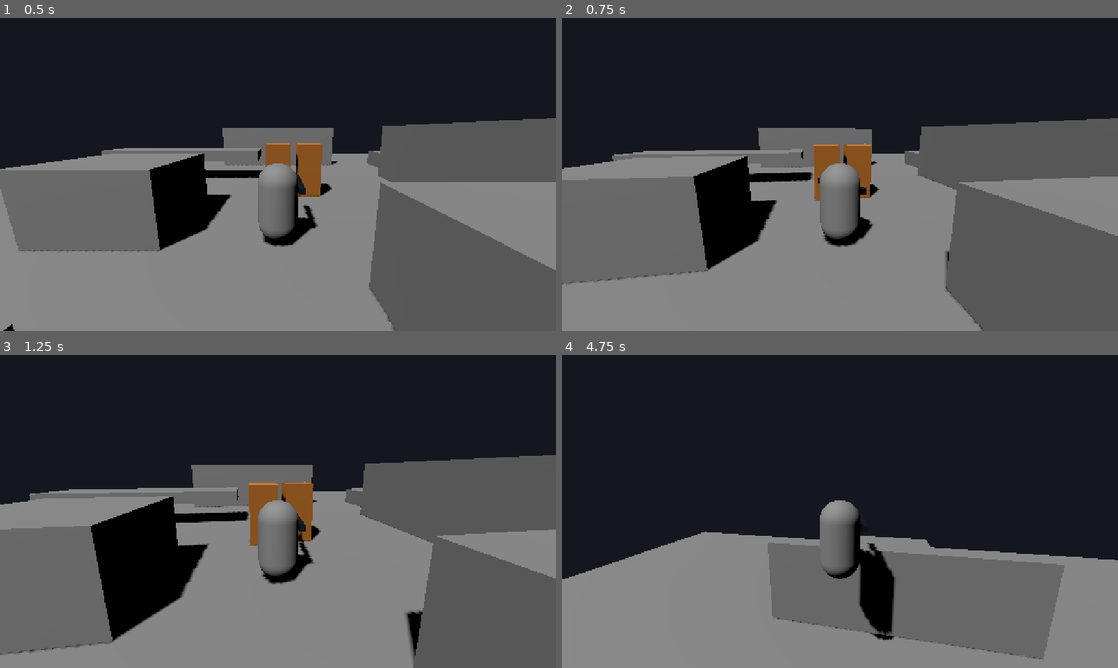
Above: before the commit, frames 1-4 (two rows, left to right).
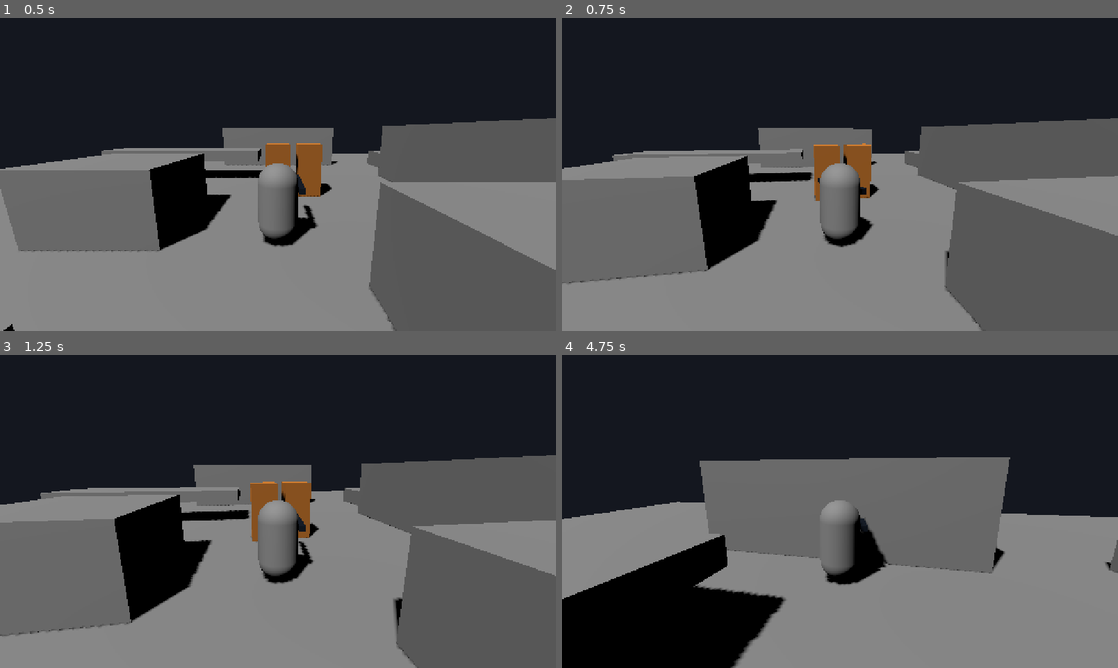
Above: after the commit, the same moments.

Repository: Possi-xoxo/Everdeep
Game: Godot game, scene res://test/test_arena.tscn
Same seed, same stepped clock (60 frames per second), same inputs: the game is played once before the commit and once after it.
Inputs (mouse positions are in pixels of both pictures, inside the frame that each line leads up to):
- Up to frame 1 (0.5 s): no input
- Up to frame 2 (0.75 s): tap Enter at 0.5 s; move the mouse to (867, 174) at 0.52 s; hold W (move_forward) from 0.53 s (still down); hold Shift (sprint) from 0.53 s (still down); click (867, 174) at 0.6 s
- Up to frame 3 (1.25 s): keep holding W (move_forward); keep holding Shift (sprint); tap Space (jump) at 0.77 s
- Up to frame 4 (4.75 s): keep holding W (move_forward); move the mouse to (812, 511) at 1.27 s; release Shift (sprint) at 1.28 s; tap Shift (sprint) at 1.35 s; tap Space (jump) at 1.52, 3.02, 3.77, 4.52 s; click (812, 511) at 1.55 s; move the mouse to (851, 505) at 2.02 s; hold Shift (sprint) 2.03-2.78 s; tap Alt (dodge) at 2.1 s; move the mouse to (834, 517) at 2.77 s; click (834, 517) at 2.85 s; move the mouse to (878, 514) at 3.52 s; hold Shift (sprint) 3.53-4.28 s; move the mouse to (795, 508) at 4.27 s; click (795, 508) at 4.35 s

Frame 1 is identical in both runs. In frame 2, 0.2% of the frame differs, in the area x 0-100%, y 35-100%; in frame 3, 7.2%; in frame 4, 44%, in the area x 0-100%, y 32-100%.

Commit message:
Integrate inherited momentum into light attacks

Diff:
--- a/combat/player_combat_controller.gd
+++ b/combat/player_combat_controller.gd
@@ -18,12 +18,22 @@
 	RECOVERY,
 }
 
+enum AttackMotionMode {
+	INHERIT_MOMENTUM,
+}
+
 @export_category("Light Attack")
 @export_range(0.01, 2.0, 0.01) var startup_duration: float = 0.18
 @export_range(0.01, 2.0, 0.01) var active_duration: float = 0.12
 @export_range(0.01, 3.0, 0.01) var recovery_duration: float = 0.30
-@export_range(0.0, 1.0, 0.05) var attack_movement_multiplier: float = 0.30
 @export_range(0.0, 0.2, 0.01) var hit_stop_duration: float = 0.05
+
+@export_category("Attack Motion")
+@export var attack_motion_mode: AttackMotionMode = AttackMotionMode.INHERIT_MOMENTUM
+@export_range(0.0, 1.0, 0.05) var attack_momentum_retention: float = 0.85
+@export_range(0.0, 20.0, 0.1) var attack_momentum_decay: float = 3.0
+@export_range(0.0, 1.0, 0.05) var attack_steering_strength: float = 0.20
+@export_range(0.0, 1.0, 0.05) var attack_rotation_multiplier: float = 0.30
 
 @export_category("References")
 @export var actor: Node
@@ -38,9 +48,13 @@
 var _phase_time_remaining: float = 0.0
 var _phase_duration: float = 0.0
 var _hit_stop_remaining: float = 0.0
-var _committed_move_direction: Vector3 = Vector3.ZERO
 var _weapon_rest_rotation: Vector3 = Vector3.ZERO
 var _mouse_was_captured: bool = true
+var attack_start_velocity: Vector3 = Vector3.ZERO
+var attack_start_direction: Vector3 = Vector3.ZERO
+var attack_start_speed: float = 0.0
+var _attack_motion_velocity: Vector3 = Vector3.ZERO
+var _attack_facing_direction: Vector3 = Vector3.FORWARD
 
 
 func _ready() -> void:
@@ -84,7 +98,7 @@
 		return false
 
 	combat_state = CombatState.LIGHT_ATTACK
-	_capture_committed_movement()
+	_capture_attack_motion()
 	_set_attack_phase(AttackPhase.STARTUP, startup_duration)
 	if debug_combat_events:
 		print("Combat: light attack started")
@@ -96,21 +110,84 @@
 	return combat_state == CombatState.LIGHT_ATTACK
 
 
-func get_movement_multiplier() -> float:
+func calculate_attack_velocity(input_direction: Vector3, delta: float) -> Vector3:
 	if not is_attacking():
-		return 1.0
-	return 0.0 if _hit_stop_remaining > 0.0 else attack_movement_multiplier
-
-
-func get_committed_move_direction() -> Vector3:
-	return _committed_move_direction
-
-
-func _capture_committed_movement() -> void:
-	_committed_move_direction = Vector3.ZERO
+		return Vector3.ZERO
+	if _hit_stop_remaining > 0.0:
+		return Vector3.ZERO
+
+	match attack_motion_mode:
+		AttackMotionMode.INHERIT_MOMENTUM:
+			_update_inherited_momentum(input_direction, delta)
+	return _attack_motion_velocity
+
+
+func get_attack_facing_direction() -> Vector3:
+	return _attack_facing_direction
+
+
+func _capture_attack_motion() -> void:
+	attack_start_velocity = Vector3.ZERO
 	if actor is CharacterBody3D:
 		var body := actor as CharacterBody3D
-		_committed_move_direction = Vector3(body.velocity.x, 0.0, body.velocity.z).normalized()
+		attack_start_velocity = Vector3(body.velocity.x, 0.0, body.velocity.z)
+	attack_start_speed = attack_start_velocity.length()
+	attack_start_direction = (
+		attack_start_velocity.normalized()
+		if attack_start_speed > 0.01
+		else Vector3.ZERO
+	)
+	_attack_motion_velocity = attack_start_velocity * attack_momentum_retention
+	_attack_facing_direction = Vector3.FORWARD
+	if actor != null and actor.has_method("get_facing_direction"):
+		_attack_facing_direction = actor.call("get_facing_direction")
+
+
+func _update_inherited_momentum(input_direction: Vector3, delta: float) -> void:
+	var decay_multiplier := 1.0
+	var steering_multiplier := 1.0
+	match attack_phase:
+		AttackPhase.STARTUP:
+			decay_multiplier = 0.5
+			steering_multiplier = 1.0
+		AttackPhase.ACTIVE:
+			decay_multiplier = 1.0
+			steering_multiplier = 0.5
+		AttackPhase.RECOVERY:
+			decay_multiplier = 0.75
+			steering_multiplier = 2.0
+
+	var speed := move_toward(
+		_attack_motion_velocity.length(),
+		0.0,
+		attack_momentum_decay * decay_multiplier * delta
+	)
+	var current_direction := (
+		_attack_motion_velocity.normalized()
+		if not _attack_motion_velocity.is_zero_approx()
+		else attack_start_direction
+	)
+	_attack_motion_velocity = current_direction * speed
+
+	if not input_direction.is_zero_approx():
+		var desired_speed := speed
+		if desired_speed < 0.1 and actor != null:
+			desired_speed = float(actor.get("walk_speed")) * 0.25
+		var desired_velocity := input_direction * desired_speed
+		var base_acceleration := float(actor.get("acceleration")) if actor != null else 20.0
+		_attack_motion_velocity = _attack_motion_velocity.move_toward(
+			desired_velocity,
+			base_acceleration * attack_steering_strength * steering_multiplier * delta
+		)
+
+		# Facing receives only a small correction during startup, then remains
+		# committed through Active and Recovery.
+		if attack_phase == AttackPhase.STARTUP:
+			var facing_weight := clampf(attack_rotation_multiplier * 4.0 * delta, 0.0, 1.0)
+			_attack_facing_direction = _attack_facing_direction.slerp(
+				input_direction,
+				facing_weight
+			).normalized()
 
 
 func _advance_attack_phase() -> void:
@@ -145,7 +222,10 @@
 	_phase_time_remaining = 0.0
 	_phase_duration = 0.0
 	_hit_stop_remaining = 0.0
-	_committed_move_direction = Vector3.ZERO
+	attack_start_velocity = Vector3.ZERO
+	attack_start_direction = Vector3.ZERO
+	attack_start_speed = 0.0
+	_attack_motion_velocity = Vector3.ZERO
 	if weapon_socket != null:
 		weapon_socket.rotation = _weapon_rest_rotation
 	if debug_combat_events:
--- a/player/player.gd
+++ b/player/player.gd
@@ -98,27 +98,29 @@
 
 func _update_grounded_movement(input_direction: Vector3, delta: float) -> void:
 	var is_attacking := _is_attacking()
+	if is_attacking and combat_controller != null:
+		var attack_velocity := combat_controller.calculate_attack_velocity(input_direction, delta)
+		velocity.x = attack_velocity.x
+		velocity.z = attack_velocity.z
+		var attack_facing := combat_controller.get_attack_facing_direction()
+		if not attack_facing.is_zero_approx():
+			_rotate_toward(attack_facing, delta, combat_controller.attack_rotation_multiplier)
+		return
+
 	var movement_direction := input_direction
-	var movement_multiplier := 1.0
-	if is_attacking and combat_controller != null:
-		movement_direction = combat_controller.get_committed_move_direction()
-		movement_multiplier = combat_controller.get_movement_multiplier()
 	var is_sprinting := (
 		Input.is_action_pressed("sprint")
 		and not movement_direction.is_zero_approx()
-		and not is_attacking
 	)
 	var target_speed := sprint_speed if is_sprinting else walk_speed
-	var target_velocity := movement_direction * target_speed * movement_multiplier
+	var target_velocity := movement_direction * target_speed
 	var horizontal_velocity := Vector3(velocity.x, 0.0, velocity.z)
 	var rate := acceleration if not movement_direction.is_zero_approx() else deceleration
-	if is_attacking:
-		rate *= maxf(movement_multiplier, 0.1)
 	horizontal_velocity = horizontal_velocity.move_toward(target_velocity, rate * delta)
 	velocity.x = horizontal_velocity.x
 	velocity.z = horizontal_velocity.z
 
-	if not movement_direction.is_zero_approx() and not is_attacking:
+	if not movement_direction.is_zero_approx():
 		_rotate_toward(movement_direction, delta)
 
 
@@ -189,16 +191,23 @@
 	_rotate_toward(_dodge_direction, delta)
 
 
-func _rotate_toward(direction: Vector3, delta: float) -> void:
+func _rotate_toward(direction: Vector3, delta: float, speed_multiplier: float = 1.0) -> void:
 	var target_yaw := atan2(-direction.x, -direction.z)
+	var effective_rotation_speed := rotation_speed * maxf(speed_multiplier, 0.0)
 	if visual_root != null:
 		visual_root.rotation.y = lerp_angle(
 			visual_root.rotation.y,
 			target_yaw - global_rotation.y,
-			1.0 - exp(-rotation_speed * delta)
+			1.0 - exp(-effective_rotation_speed * delta)
 		)
 	else:
-		rotation.y = lerp_angle(rotation.y, target_yaw, 1.0 - exp(-rotation_speed * delta))
+		rotation.y = lerp_angle(rotation.y, target_yaw, 1.0 - exp(-effective_rotation_speed * delta))
+
+
+func get_facing_direction() -> Vector3:
+	var facing := -visual_root.global_basis.z if visual_root != null else -global_basis.z
+	facing.y = 0.0
+	return facing.normalized()
 
 
 func _apply_gravity(delta: float) -> void:
Not shown, changed: DEV_NOTES.md
